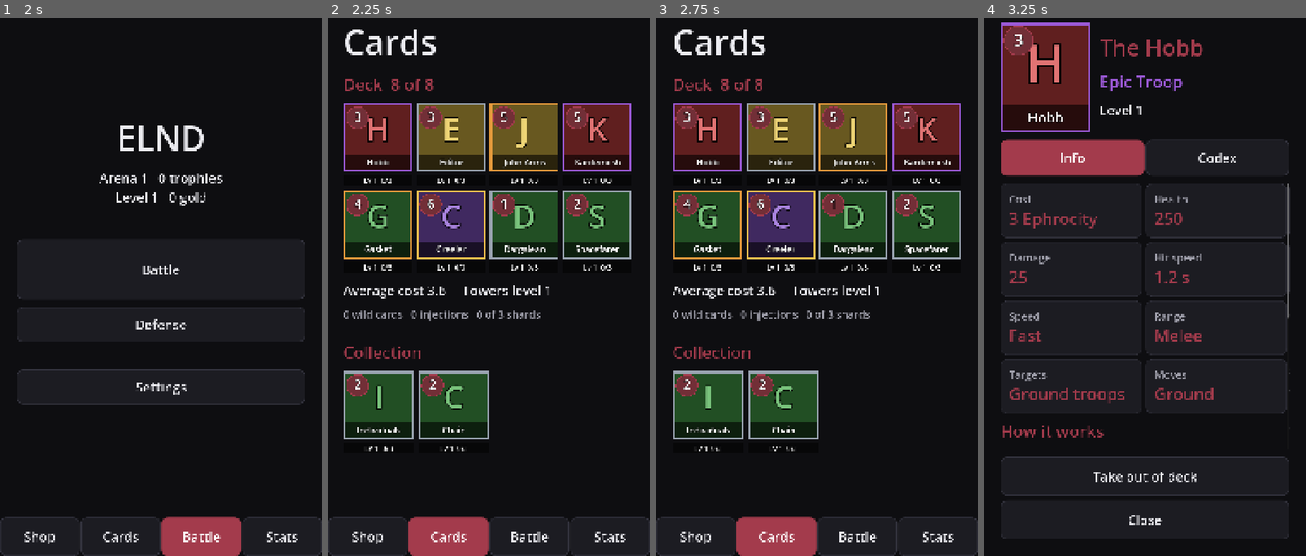
Above: before the commit, frames 1-4 (left to right).
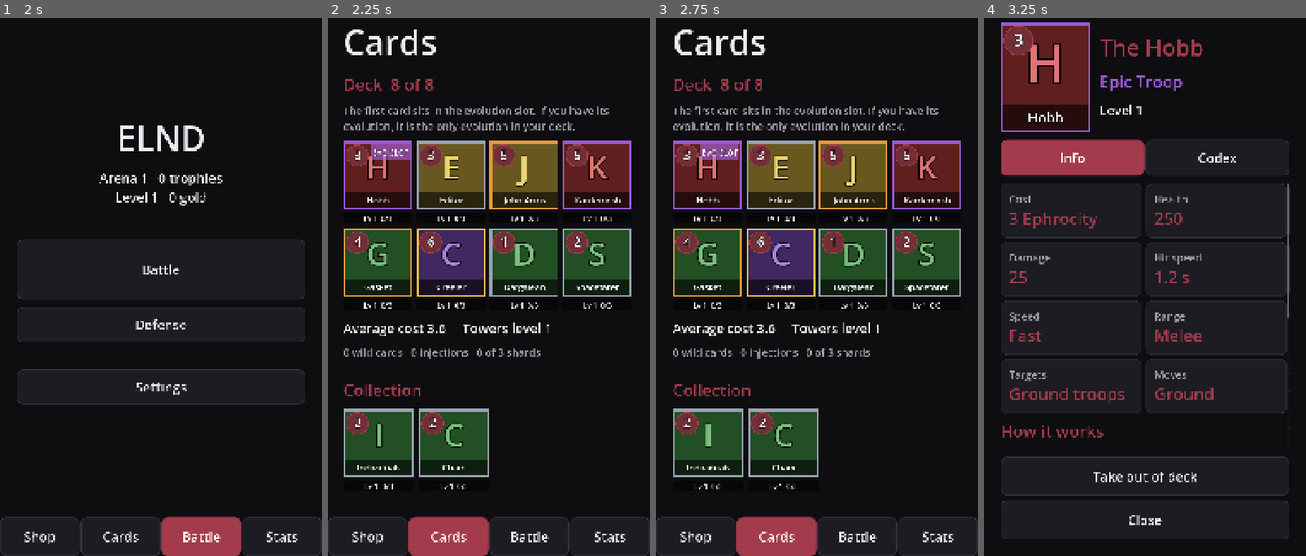
Above: after the commit, the same moments.

Repository: HenryElendheim/ELND
Game: Godot game, scene res://scenes/splash.tscn
The game is run twice, just before and just after one commit, with the same random seed, the same clock (stepped at 60 frames per second) and the same inputs.
Inputs (mouse positions are in pixels of both pictures, inside the frame that each line leads up to):
- Up to frame 1 (2 s): tap Enter at 0.5 s; move the mouse to (231, 238) at 0.52 s; click (231, 238) at 0.67 s; drag from (96, 297) to (144, 383) at 1.27 s
- Up to frame 2 (2.25 s): click "Cards" at 2 s
- Up to frame 3 (2.75 s): no input
- Up to frame 4 (3.25 s): click (1035, 147) at 2.77 s

Frame 1 is identical in both runs. In frame 2, 34% of the frame differs, in the area x 4-95%, y 15-88%; in frame 3, 34%, in the area x 5-95%, y 15-88%; in frame 4, nothing differs.

Commit message:
Give the deck one evolution slot and show evolution progress in battle
The first place in the deck is now the evolution slot. If you have the
evolution for the card sitting there, it's the deck's only evolution, which
replaces the old on/off switches. Card details have Move to evolution slot
and Put in evolution slot, and the slot is marked on the Cards screen.

In battle, a card with an evolution shows a dot for each play it still
needs, then EVO once it's ready, and a line above the hand says how many
plays are left. Evolved troops and buildings now have a purple glow and
ring on the field.

Diff:
--- a/data/battle.json
+++ b/data/battle.json
@@ -52,7 +52,7 @@
 	},
 	"melee_range_tiles": 1.0,
 	"evolution": {
-		"max_per_deck": 2,
+		"slots": 1,
 		"cooldown": 20.0,
 		"ability_cost": {
 			"base": 1,
--- a/scenes/battle.gd
+++ b/scenes/battle.gd
@@ -34,6 +34,8 @@
 ## which means it never covers the cards, the Ephrocity meter or the towers.
 var _evo_row := HBoxContainer.new()
 var _evo_units: Array[Unit] = []
+## Says which card is the deck's evolution and how many more plays it needs, even while that card waits in the queue.
+var _evo_status := Ui.label("", "MutedLabel")
 
 
 func _ready() -> void:
@@ -69,8 +71,13 @@
 	_view.touch_ended.connect(_on_release)
 	column.add_child(_view)
 	_evo_row.alignment = BoxContainer.ALIGNMENT_END
-	_evo_row.custom_minimum_size.y = 110
-	column.add_child(_evo_row)
+	var evo_bar := HBoxContainer.new()
+	evo_bar.custom_minimum_size.y = 110
+	_evo_status.vertical_alignment = VERTICAL_ALIGNMENT_CENTER
+	_evo_status.add_theme_color_override("font_color", CardTile.EVOLUTION_GLOW)
+	evo_bar.add_child(_evo_status)
+	evo_bar.add_child(_evo_row)
+	column.add_child(evo_bar)
 	column.add_child(_build_hand())
 	_meter.hand = sim.hands[Unit.Team.PLAYER]
 	column.add_child(_meter)
@@ -180,11 +187,25 @@
 			continue
 		card.card_id = cards[slot]
 		card.evolution = hand.evolution_ready(slot)
+		card.cycles_left = hand.cycles_left(cards[slot])
 		card.modulate.a = 1.0 if hand.can_afford(slot) else 0.5
 		card.queue_redraw()
 	_next_tile.card_id = hand.next_card()
+	_next_tile.cycles_left = hand.cycles_left(hand.next_card())
+	_evo_status.text = _evolution_status(hand)
 	_next_tile.modulate.a = 0.6
 	_next_tile.queue_redraw()
+
+
+## For example "Hobb evolves in 1 play" or "Hobb evolution ready". Empty when the deck has no evolution.
+static func _evolution_status(hand: Hand) -> String:
+	if hand.evolutions.is_empty():
+		return ""
+	var id: String = hand.evolutions[0]
+	var left := hand.cycles_left(id)
+	if left == 0:
+		return "%s evolution ready" % CardTile.short_name(id)
+	return "%s evolves in %d %s" % [CardTile.short_name(id), left, "play" if left == 1 else "plays"]
 
 
 ## Keeps one button per evolved group of yours on the field. Each shows the troop, the cost, or the seconds of cooldown left,
--- a/scenes/deck.gd
+++ b/scenes/deck.gd
@@ -2,7 +2,8 @@
 ## The Cards screen. Your deck sits at the top as two rows of four tiles, each with its level and copies bar,
 ## then the average Ephrocity cost and tower level, then the rest of your collection.
 ## Tap a card to open its details, with its stats, how it works and its Codex entry,
-## and the buttons to add it, swap it in, take it out, switch its evolution or spend wild cards.
+## and the buttons to add it, swap it in, take it out, put it in the evolution slot or spend wild cards.
+## The first place in the deck is the evolution slot. A card there whose evolution is unlocked is the deck's only evolution.
 ## The deck is saved whenever it has exactly the right number of cards.
 
 const MENU_SCENE := "res://scenes/main_menu.tscn"
@@ -23,7 +24,8 @@
 	add(Ui.label("Cards", "TitleLabel"))
 
 	add(Ui.label("Deck  %d of %d" % [_deck.size(), _size], "HeadingLabel"))
-	add(_grid(_deck))
+	add(Ui.label("The first card sits in the evolution slot. If you have its evolution, it is the only evolution in your deck.", "MutedLabel"))
+	add(_grid(_deck, true))
 	var costs := 0.0
 	for id in _deck:
 		costs += Hand.cost_of(id)
@@ -35,18 +37,21 @@
 	if not rest.is_empty():
 		add(Ui.spacer(12))
 		add(Ui.label("Collection", "HeadingLabel"))
-		add(_grid(rest))
+		add(_grid(rest, false))
 	add_back_button()
 
 
-func _grid(ids: Array) -> GridContainer:
+func _grid(ids: Array, in_deck: bool) -> GridContainer:
 	var grid := GridContainer.new()
 	grid.columns = COLUMNS
-	for id in ids:
+	var evolutions := Progress.evolutions_in(_deck)
+	for i in ids.size():
+		var id: String = ids[i]
 		var tile := CardTile.new(id, true)
 		tile.toggle_mode = true
 		tile.set_pressed_no_signal(id == _selected)
-		tile.evolution = id in Progress.deck_evolutions() and id in _deck
+		tile.evolution_slot = in_deck and i < Progress.evolution_slots()
+		tile.evolution = id in evolutions
 		tile.pressed.connect(func() -> void: _tapped(id))
 		grid.add_child(tile)
 	return grid
@@ -57,11 +62,12 @@
 	var actions := []
 	if id in _deck:
 		actions.append(["Take out of deck", _remove])
-		if Progress.has_evolution(id):
-			var on := id in Progress.deck_evolutions()
-			actions.append(["Evolution off" if on else "Evolution on", func() -> void: _toggle_evolution(not on)])
+		if Progress.has_evolution(id) and _deck.find(id) >= Progress.evolution_slots():
+			actions.append(["Move to evolution slot", _to_evolution_slot])
 	else:
 		actions.append(["Add to deck" if _deck.size() < _size else "Swap into deck", _use])
+		if Progress.has_evolution(id):
+			actions.append(["Put in evolution slot", _to_evolution_slot])
 	if not Progress.has_evolution(id) and Progress.injections() > 0 and id in Progress.evolvable_cards():
 		actions.append(["Use an Evolution Injection", _inject])
 	if Progress.wild_cards() > 0 and int(Progress.card(id).level) < Progress.max_card_level():
@@ -100,9 +106,19 @@
 	_rebuild()
 
 
-func _toggle_evolution(on: bool) -> void:
-	if not Progress.set_deck_evolution(_selected, on):
-		Nav.toast("Only %d evolutions per deck" % int(Data.table("battle").evolution.max_per_deck))
+## A deck card trades places with the card in the evolution slot. A collection card takes the slot,
+## and the card it replaces goes back to the collection, unless the deck still has room for it.
+func _to_evolution_slot() -> void:
+	var at := _deck.find(_selected)
+	if at >= 0:
+		_deck[at] = _deck[0]
+		_deck[0] = _selected
+	elif _deck.size() < _size:
+		_deck.push_front(_selected)
+	else:
+		_deck[0] = _selected
+	_selected = ""
+	_save()
 	_rebuild()
 
 
--- a/scripts/battle/arena_view.gd
+++ b/scripts/battle/arena_view.gd
@@ -142,14 +142,14 @@
 	if unit.flying:
 		draw_circle(at + Vector2(0, r * 0.6), r * 0.8, SHADOW)
 		at.y -= r * 0.6
+	if unit.evolved:
+		_draw_evolution_glow(at, r, unit.is_building(), motion)
 	UnitArt.draw_ability_art(self, unit, sim, at, r, _tile, motion, false)
 	if unit.is_building():
 		var box := Rect2(at - Vector2(r, r), Vector2(r, r) * 2.0)
 		draw_rect(box, fill)
 		draw_rect(box, team_colour, false, 4.0)
 	else:
-		if unit.evolved:
-			draw_circle(at, r * 1.35, Color("#A33B4C", 0.45))
 		if unit.hidden_left > 0.0:
 			fill.a = 0.3
 		draw_circle(at, r, fill)
@@ -163,6 +163,25 @@
 		_draw_health(at - Vector2(r, r + 14), r * 2.0, unit.hp / unit.max_hp, team_colour)
 	if unit.shield > 0.0:
 		_draw_health(at - Vector2(r, r + 26), r * 2.0, unit.shield / unit.max_hp, Color("#E8D9C0"))
+
+
+## An evolved unit sits in a soft purple glow with a bright purple ring, which pulses gently unless reduced motion is on.
+## Buildings get the same glow, shaped as a square.
+func _draw_evolution_glow(at: Vector2, r: float, square: bool, motion: bool) -> void:
+	var pulse := 0.5 + 0.5 * sin(Time.get_ticks_msec() / 250.0) if motion else 0.5
+	var glow := CardTile.EVOLUTION_GLOW
+	for layer in 3:
+		var reach := r * (1.25 + 0.2 * layer + 0.1 * pulse)
+		var faint := Color(glow, 0.3 - 0.08 * layer)
+		if square:
+			draw_rect(Rect2(at - Vector2(reach, reach), Vector2(reach, reach) * 2.0), faint)
+		else:
+			draw_circle(at, reach, faint)
+	var ring := r * (1.15 + 0.05 * pulse)
+	if square:
+		draw_rect(Rect2(at - Vector2(ring, ring), Vector2(ring, ring) * 2.0), glow, false, 5.0)
+	else:
+		draw_arc(at, ring, 0, TAU, 40, glow, 5.0)
 
 
 ## Shots are drawn on top of everything so they are never hidden. Every shot has an edge in its team colour.
--- a/scripts/battle/battle_sim.gd
+++ b/scripts/battle/battle_sim.gd
@@ -40,7 +40,7 @@
 	tick = 1.0 / float(_battle.tick_rate)
 	_place_towers()
 	hands.append(Hand.new(starting_deck(), _battle, Progress.deck_evolutions()))
-	# The bot gets as many evolutions as the player has switched on, which keeps the match fair.
+	# The bot gets as many evolutions as the player has in their evolution slot, which keeps the match fair.
 	var bot_deck := bot.pick_deck_for(available_cards(), int(_battle.deck.size), Bot.knobs())
 	var bot_evolutions := bot_deck.filter(func(id: String) -> bool: return id in Progress.evolvable_cards())
 	hands.append(Hand.new(bot_deck, _battle, bot_evolutions.slice(0, hands[0].evolutions.size())))
--- a/scripts/battle/hand.gd
+++ b/scripts/battle/hand.gd
@@ -48,10 +48,17 @@
 	return int(rule.high) if cost_of(card_id) >= float(rule.from_cost) else int(rule.low)
 
 
+## How many more times an evolution card has to be played normally before it comes out evolved.
+## Zero means it is ready, and cards without an evolution in this deck always give -1.
+func cycles_left(card: String) -> int:
+	if not card in evolutions:
+		return -1
+	return maxi(cycles_needed(card) - int(_cycles.get(card, 0)), 0)
+
+
 ## True when the card in a slot will come out evolved the next time it is played.
 func evolution_ready(slot: int) -> bool:
-	var card := cards[slot]
-	return card in evolutions and int(_cycles.get(card, 0)) >= cycles_needed(card)
+	return cycles_left(cards[slot]) == 0
 
 
 ## Pays for the card in a slot and cycles it out. It returns the card that was played.
--- a/scripts/progress.gd
+++ b/scripts/progress.gd
@@ -261,28 +261,22 @@
 	_write("evolutions", unlocked)
 
 
-## The evolutions switched on for the current deck: only unlocked ones, only cards in the deck, and never more than the limit.
-static func deck_evolutions() -> Array:
-	var limit := int(Data.table("battle").evolution.max_per_deck)
-	var deck := BattleSim.starting_deck()
+## How many evolution slots a deck has. They are the first places in the deck.
+static func evolution_slots() -> int:
+	return int(Data.table("battle").evolution.slots)
+
+
+## The evolutions a deck plays with: the cards in its evolution slots whose evolution is unlocked, and no others.
+static func evolutions_in(deck: Array) -> Array:
 	var picked := []
-	for id in _read("deck_evolutions", []):
-		if id in deck and has_evolution(id) and picked.size() < limit:
+	for id in deck.slice(0, evolution_slots()):
+		if has_evolution(id):
 			picked.append(id)
 	return picked
 
 
-## Switches a card's evolution on or off for the deck. Switching on when the deck is already full of evolutions does nothing.
-static func set_deck_evolution(id: String, on: bool) -> bool:
-	var picked := deck_evolutions()
-	if on and not id in picked:
-		if picked.size() >= int(Data.table("battle").evolution.max_per_deck):
-			return false
-		picked.append(id)
-	elif not on:
-		picked.erase(id)
-	_write("deck_evolutions", picked)
-	return true
+static func deck_evolutions() -> Array:
+	return evolutions_in(BattleSim.starting_deck())
 
 
 ## Adds copies of a card and levels it up as far as they allow. Copies of a maxed card become wild cards.
--- a/scripts/ui/card_tile.gd
+++ b/scripts/ui/card_tile.gd
@@ -16,6 +16,10 @@
 var show_progress := false
 ## Glows purple, which marks an evolution that is switched on or ready to come out.
 var evolution := false
+## On the Cards screen, marks a tile sitting in the deck's evolution slot.
+var evolution_slot := false
+## In battle, how many more normal plays the card needs before it comes out evolved. Zero means ready, and -1 means it has no evolution.
+var cycles_left := -1
 
 
 static func short_name(id: String) -> String:
@@ -77,6 +81,8 @@
 	draw_arc(drop, radius, 0, TAU, 24, COST_EDGE, 3.0)
 	_centred(font, str(int(card.cost)), drop + Vector2(0, radius * 0.38), int(radius * 1.15), Color.WHITE, radius * 2)
 
+	_draw_evolution_tag(font, inner, radius)
+
 	if button_pressed:
 		draw_rect(tile, Color.WHITE, false, 6.0)
 	if show_progress:
@@ -96,6 +102,31 @@
 	_centred(font, label, Vector2(bar.get_center().x, bar.get_center().y + bar.size.y * 0.25), int(bar.size.y * 0.62), Color.WHITE, bar.size.x - 8)
 
 
+## A purple tag in the top right corner, beside the cost. On the Cards screen it marks the evolution slot.
+## In battle it shows one dot per play still needed before the evolution, filled as they are done, and says EVO once it is ready.
+func _draw_evolution_tag(font: Font, inner: Rect2, radius: float) -> void:
+	if not evolution_slot and cycles_left < 0:
+		return
+	var tag := Rect2(inner.position.x + radius * 2 + 12, inner.position.y + 4, inner.size.x - radius * 2 - 16, radius * 1.3)
+	var lit := cycles_left == 0 or (evolution_slot and evolution)
+	draw_rect(tag, Color(EVOLUTION_GLOW, 0.9 if lit else 0.55))
+	var middle := Vector2(tag.get_center().x, tag.get_center().y + tag.size.y * 0.25)
+	if evolution_slot:
+		_centred(font, "EVO" if evolution else "EVO SLOT", middle, int(tag.size.y * 0.7), Color.WHITE, tag.size.x - 6)
+		return
+	if lit:
+		_centred(font, "EVO", middle, int(tag.size.y * 0.7), Color.WHITE, tag.size.x - 6)
+		return
+	var total := Hand.cycles_needed(card_id)
+	var dot := minf(tag.size.y * 0.28, tag.size.x / (total * 3.0))
+	for i in total:
+		var at := Vector2(tag.get_center().x + (i - (total - 1) / 2.0) * dot * 3.0, tag.get_center().y)
+		if i < total - cycles_left:
+			draw_circle(at, dot, Color.WHITE)
+		else:
+			draw_arc(at, dot, 0, TAU, 16, Color.WHITE, 3.0)
+
+
 ## Draws text centred on a point with a dark outline, shrinking the font until it fits the given width.
 func _centred(font: Font, value: String, at: Vector2, font_size: int, colour: Color, max_width: float) -> void:
 	var fitted := font_size
--- a/tests/smoke.gd
+++ b/tests/smoke.gd
@@ -190,6 +190,18 @@
 	if evolved_plays == 0:
 		print("Broken file: an evolution card never came out evolved")
 		broken += 1
+	# A fresh hand shows Hobb needing one more play, and the evolution slot only ever gives the first card.
+	var fresh := Hand.new(["hobb", "editor"], Data.table("battle"), ["hobb"])
+	if fresh.cycles_left("hobb") != 1 or fresh.cycles_left("editor") != -1:
+		print("Broken file: cycles left are wrong")
+		broken += 1
+	var owned: Array = Save.get_value("evolutions") if Save.get_value("evolutions") is Array else []
+	Save.set_value("evolutions", Progress.evolvable_cards())
+	var slotted := Progress.evolutions_in(["hobb", "john_arms", "gasket"])
+	Save.set_value("evolutions", owned)
+	if slotted != ["hobb"]:
+		print("Broken file: the evolution slot gave %s" % [slotted])
+		broken += 1
 	sim.clear()
 	return broken
 
Not shown, changed: docs/design-doc.md
Not shown, changed: docs/project-notes.md
